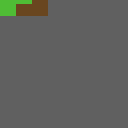
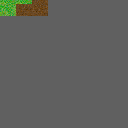
Layer changes from the first 128×128 image to the second:
painted on "Background" over (x1=0, y1=0, x2=48, y2=16)
